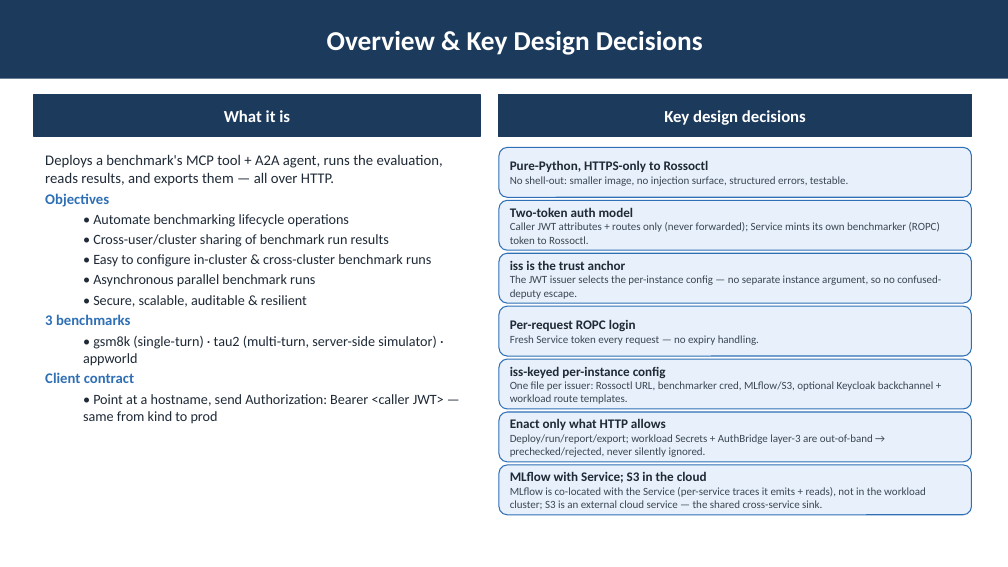
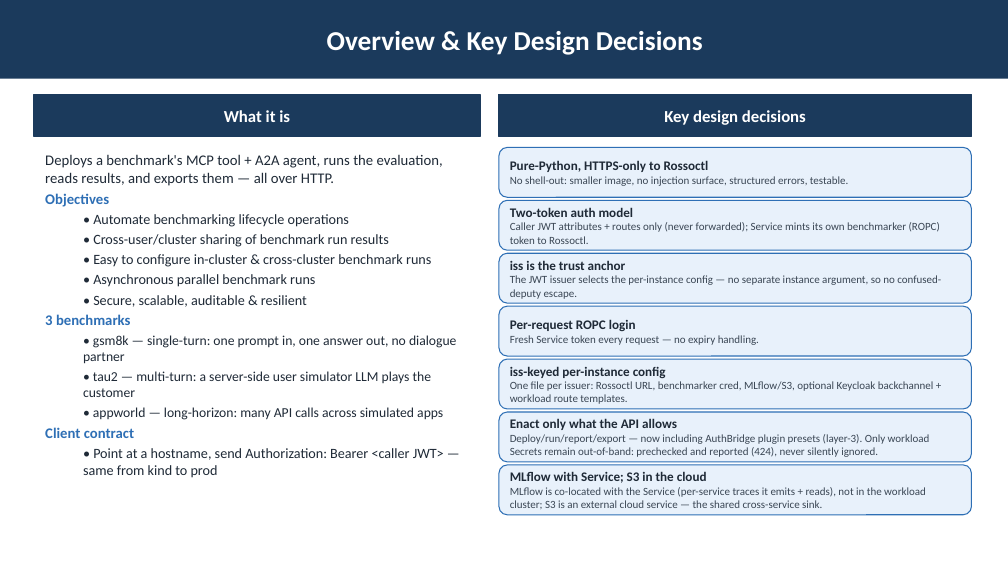
Before and after one commit to webchang/benchmarking, a slide deck: slide 2 of docs/BenchmarkingService.pptx. Drawn at 1008x567 pixels with LibreOffice and Linux fonts; fonts in the diff are those of the drawing. Boxes give left, top, right and bottom in pixels: in the first picture for what was removed or moved away, otherwise in the second. Text is boxed around its words. In the diff, an @@ line names an element or a change of style, - is before the commit and + after.

```diff
--- a/docs/BenchmarkingService.pptx
+++ b/docs/BenchmarkingService.pptx
@@ text at [83,335,456,420]: text changed; size 13.5 to 13 pt @@
-  • gsm8k (single-turn) · tau2 (multi-turn, server-side simulator) · appworld
+  • gsm8k — single-turn: one prompt in, one answer out, no dialogue partner
+  • tau2 — multi-turn: a server-side user simulator LLM plays the customer
+  • appworld — long-horizon: many API calls across simulated apps
@@ text in rounded rectangle at [510,418,930,457]: text changed @@
-Enact only what HTTP allows
-Deploy/run/report/export; workload Secrets + AuthBridge layer-3 are out-of-band → prechecked/rejected, never silently ignored.
+Enact only what the API allows
+Deploy/run/report/export — now including AuthBridge plugin presets (layer-3). Only workload Secrets remain out-of-band: prechecked and reported (424), never silently ignored.
```
Also in this commit, not shown: 4 other slides changed, 2 other files.
